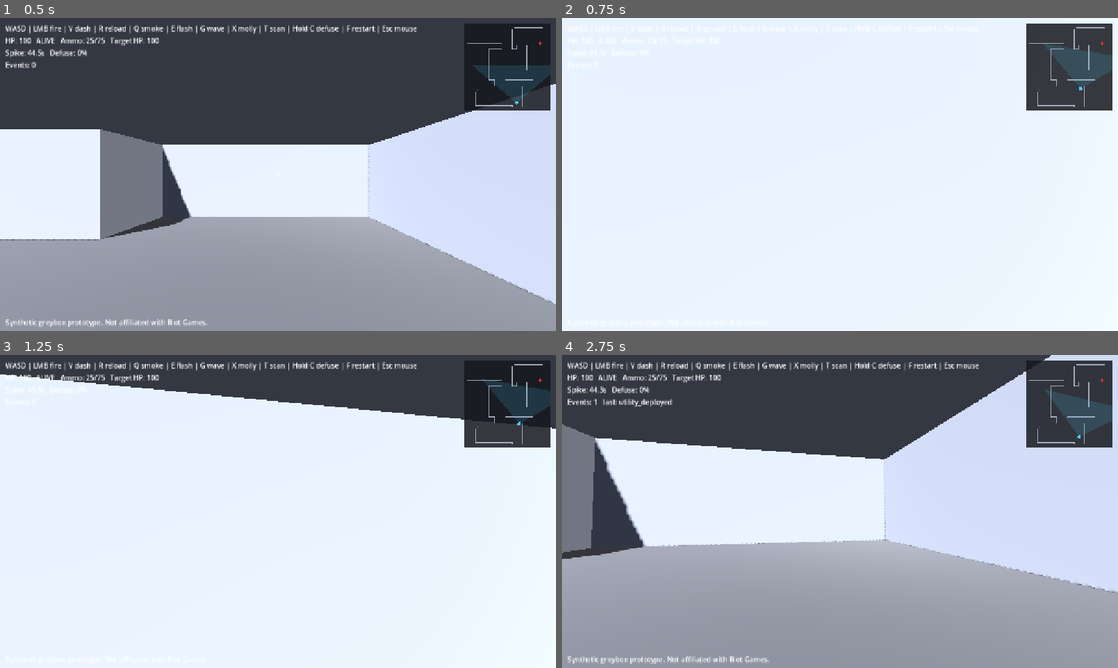
Above: before the commit, frames 1-4 (two rows, left to right).
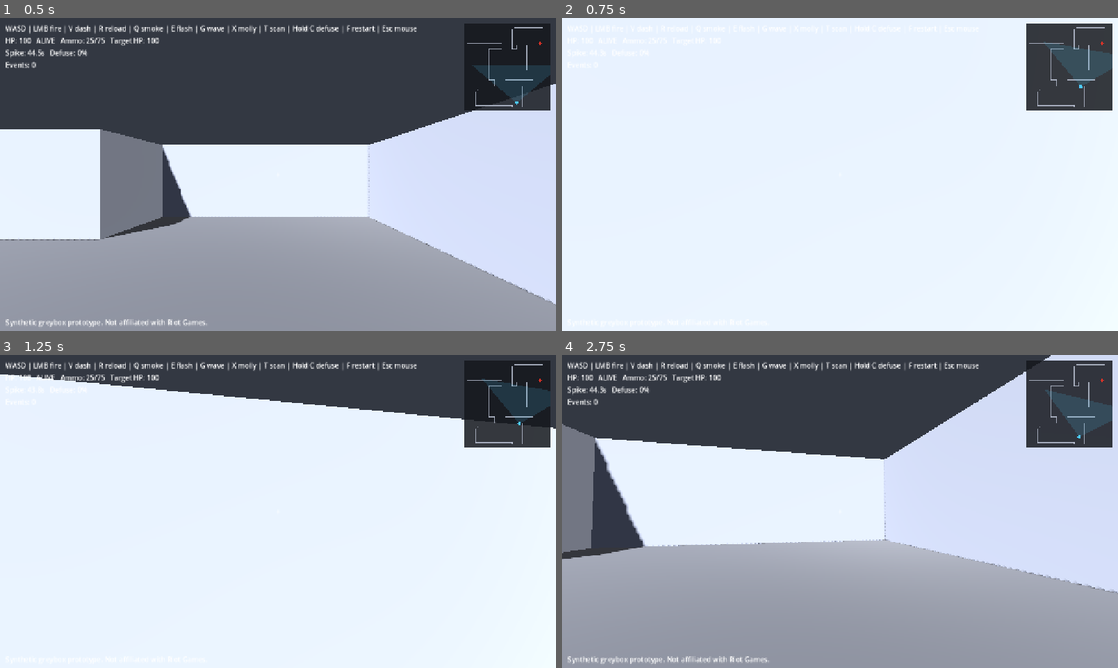
Above: after the commit, the same moments.

Repository: Wonho2007/callout-trainer
Game: Godot game, scene res://scenes/main.tscn
Two runs of this game, one before a commit and one after it. Both use one fixed random seed, a clock stepped at 60 frames per second and the inputs below.
Inputs (mouse positions are in pixels of both pictures, inside the frame that each line leads up to):
- Up to frame 1 (0.5 s): no input
- Up to frame 2 (0.75 s): tap Enter at 0.5 s; move the mouse to (867, 174) at 0.52 s; hold W (move_forward) from 0.53 s (still down); hold V (dash) from 0.53 s (still down)
- Up to frame 3 (1.25 s): keep holding W (move_forward); keep holding V (dash); tap Space (jump) at 0.77 s
- Up to frame 4 (2.75 s): keep holding W (move_forward); move the mouse to (812, 511) at 1.27 s; release V (dash) at 1.28 s; tap G (blind_wave) at 1.35 s; tap Space (jump) at 1.52 s; tap V (dash) at 1.55, 2.3 s; tap F (restart) at 2 s; move the mouse to (851, 505) at 2.02 s; hold Ctrl (crouch) from 2.03 s (still down)

Frame 1 is identical in both runs. In frame 2, 0.1% of the frame differs, in the area x 86-99%, y 7-24%; in frame 3, less than 0.1%; in frame 4, 0.2%, in the area x 5-20%, y 14-17%.

Commit message:
Update ability measurements: smoke r4.1, molly r4.5, wave 25m/r4, throws 20m, dash 11m
Measured against the b_site platform scale. smoke.radius 3.0->4.1; molly.radius 2.5->4.5; blind_wave.travel_m 18->25, radius_m 6->4; added throw_range_m 20.0 to smoke/flash/molly (data value; no throw code reads it yet). Dash set to 11.0m via dash_speed 40->61.11 (x dash_time_s 0.18) in actors/actor_base.gd (Person 1 lane file). Headless build clean. Flash range_m (20m blind range) already consumed by flash.gd; radii consumed by utility_system.gd.

Diff:
--- a/actors/actor_base.gd
+++ b/actors/actor_base.gd
@@ -20,8 +20,8 @@
 @export var jump_velocity: float = 4.5
 
 ## Dash: a short horizontal impulse burst. Respects collision (move_and_slide),
-## so an actor cannot dash through walls. Placeholders tuned by playtest.
-@export var dash_speed: float = 40.0
+## so an actor cannot dash through walls. Distance = dash_speed * dash_time_s = 11.0 m.
+@export var dash_speed: float = 61.11
 @export var dash_time_s: float = 0.18
 @export var dash_cooldown_s: float = 2.5
 
--- a/utility/abilities.json
+++ b/utility/abilities.json
@@ -1,12 +1,13 @@
 {
   "schema_version": 1,
   "synthetic": true,
-  "note": "Data-driven utility definitions (brief 6.3). Abil …(91 unchanged characters)… e), blind (flash), area_damage (molly). All values are DOCUMENTED PLACEHOLDERS tuned by playtest, not game data. Abilities are deliberate approximation …(74 unchanged characters)…
+  "note": "Data-driven utility definitions (brief 6.3). Abil …(91 unchanged characters)… e), blind (flash), area_damage (molly). Spatial values (radii, throw range, wave distance) are measured against the b_site platform scale; timing/damage values remain placeholders tuned by playtest. Abilities are deliberate approximation …(74 unchanged characters)…
   "abilities": [
     {
       "id": "smoke",
       "primitive": "los_blocker",
-      "radius": 3.0,
+      "radius": 4.1,
+      "throw_range_m": 20.0,
       "duration_s": 12.0,
       "deploy_delay_s": 0.8
     },
@@ -16,22 +17,24 @@
       "trigger_delay_s": 0.6,
       "max_blind_s": 1.6,
       "min_blind_s": 0.3,
-      "range_m": 20.0
+      "range_m": 20.0,
+      "throw_range_m": 20.0
     },
     {
       "id": "blind_wave",
       "primitive": "blind",
       "wave_speed": 14.0,
-      "travel_m": 18.0,
+      "travel_m": 25.0,
       "max_blind_s": 1.6,
       "min_blind_s": 0.4,
-      "radius_m": 6.0,
+      "radius_m": 4.0,
       "through_walls": true
     },
     {
       "id": "molly",
       "primitive": "area_damage",
-      "radius": 2.5,
+      "radius": 4.5,
+      "throw_range_m": 20.0,
       "duration_s": 6.0,
       "damage_per_second": 35.0,
       "tick_interval_s": 0.5,
